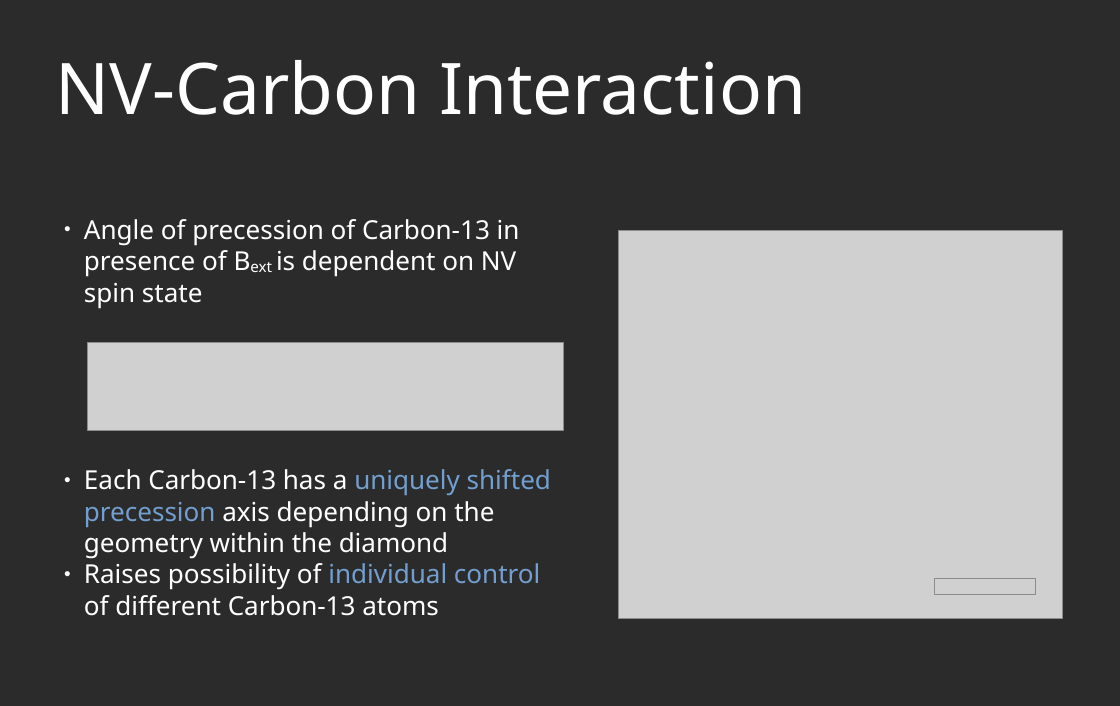
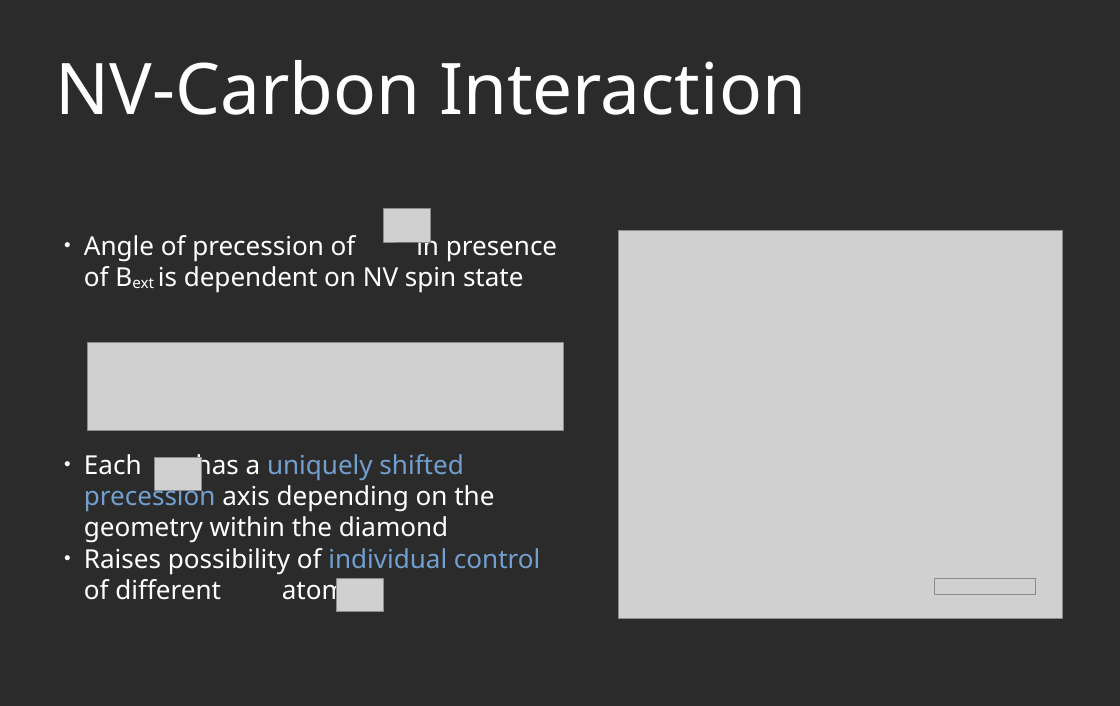
Before and after one commit to AGaliciaMartinez/Final-Project-Computational-Physics, a slide deck: slide 10 of presentation/NV_Carbons_presentation_Nico.odp. Drawn at 1120x706 pixels with LibreOffice and Linux fonts; fonts in the diff are those of the drawing; grey boxes stand for pictures; background and template pictures are left out; a plain dark background stands for a picture behind light text. Boxes give left, top, right and bottom in pixels: in the first picture for what was removed or moved away, otherwise in the second. Text is boxed around its words. In the diff, an @@ line names an element or a change of style, - is before the commit and + after.

```diff
--- a/presentation/NV_Carbons_presentation_Nico.odp
+++ b/presentation/NV_Carbons_presentation_Nico.odp
@@ picture added at <box>383,208,430,242</box> @@
@@ text at <box>84,230,557,607</box>: text changed @@
-● Angle of precession of Carbon-13 in presence of Bext is dependent on NV spin state
-● Each Carbon-13 has a uniquely shifted precession axis depending on the geometry within the diamond
-● Raises possibility of individual control of different Carbon-13 atoms
+● Angle of precession of in presence of Bext is dependent on NV spin state
+● Each has a uniquely shifted precession axis depending on the geometry within the diamond
+● Raises possibility of individual control of different atoms
@@ picture added at <box>155,457,201,490</box> @@
@@ picture added at <box>336,578,383,611</box> @@
```
Also in this commit, not shown: 2 other slides changed, 13 other files.
